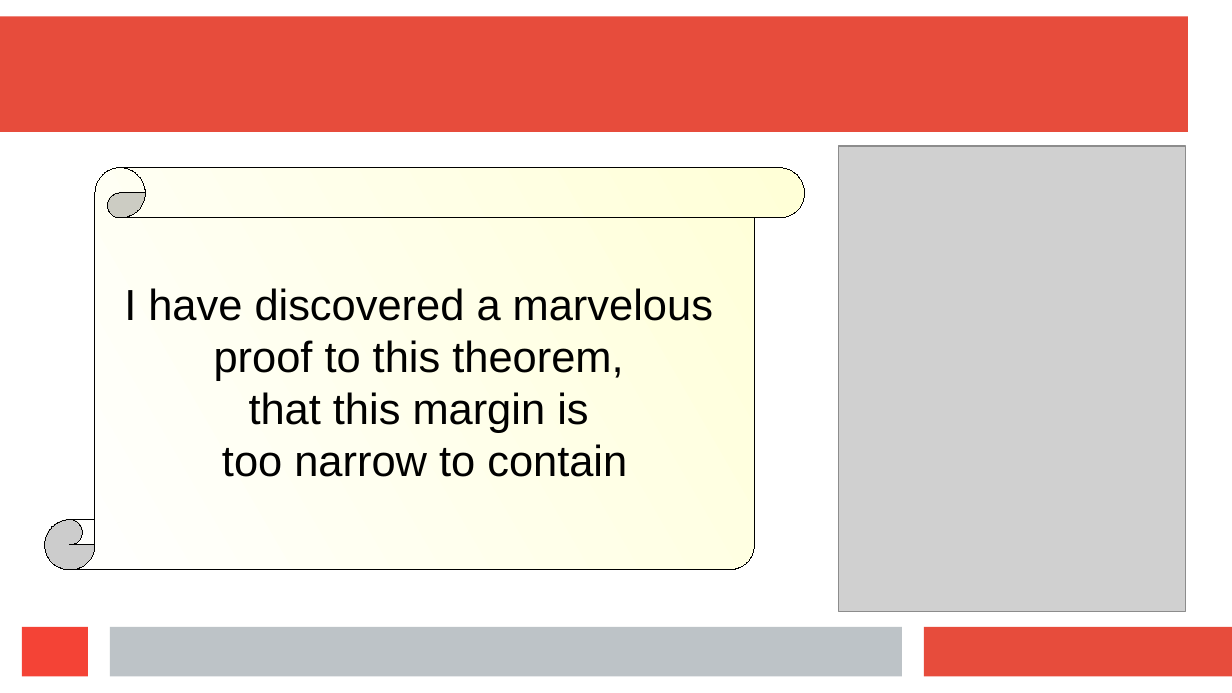
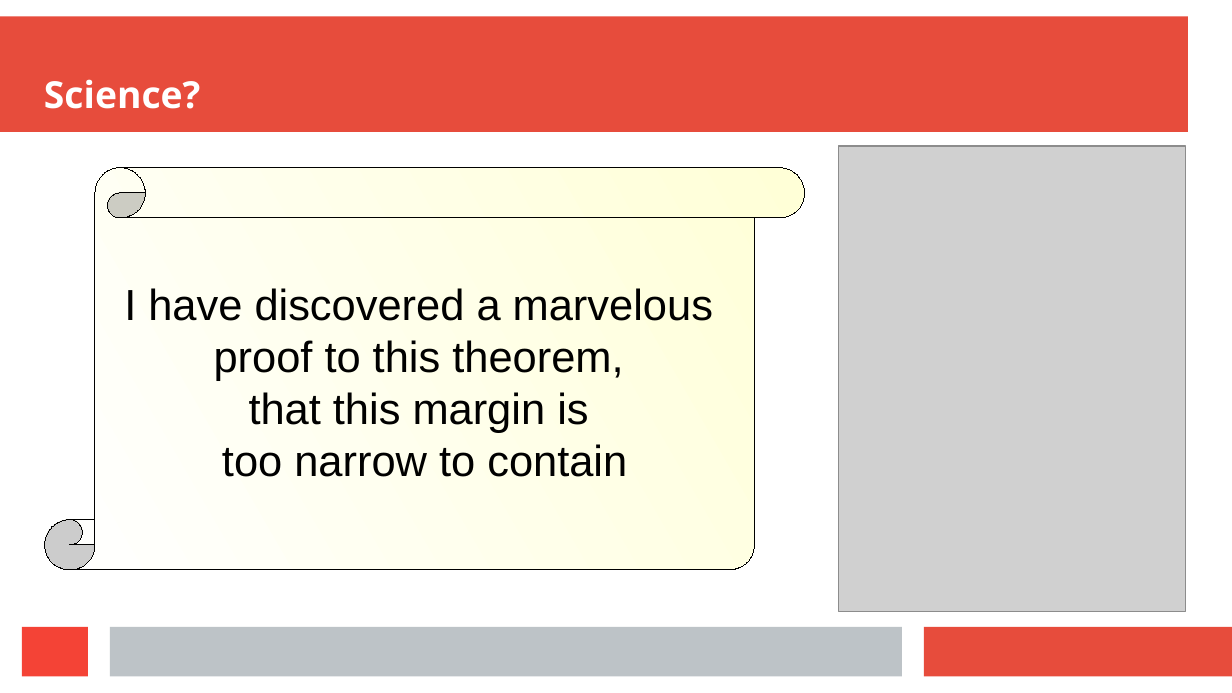
Before and after one commit to richelbilderbeek/journal_club_20220602, a slide deck: slide 2 of journal_club_20220602.odp. Drawn at 1232x693 pixels with LibreOffice and Linux fonts; fonts in the diff are those of the drawing; grey boxes stand for pictures. Boxes give left, top, right and bottom in pixels: in the first picture for what was removed or moved away, otherwise in the second. Text is boxed around its words. In the diff, an @@ line names an element or a change of style, - is before the commit and + after.

```diff
--- a/journal_club_20220602.odp
+++ b/journal_club_20220602.odp
@@ title added at bbox=[44, 79, 200, 109], 24 pt, text #FFFFFF, bold @@
+Science?
```
Also in this commit, not shown: 5 other slides changed, 16 slides added, 3 slides removed, 12 other files.
